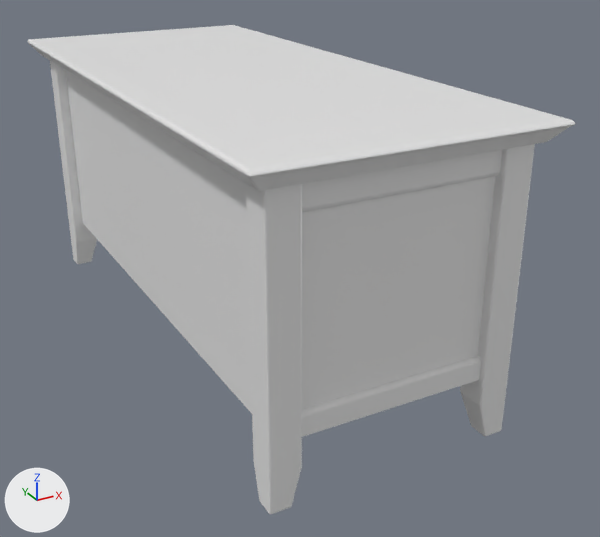
The FBX model UE5_job/Content/Models/BedChest.fbx: old version first, new version second.
The view is the same before and after, from a 50 mm camera at (-0.427, -1.88, 1.014) aimed at (0.537, -0.128, 0.138). Every picture has the same lights, and +X, +Y and +Z are marked at lower left. The picture after the commit comes second. Where no turn or scale is listed for an object, it has been applied to the vertices. Vertices at exactly the same position are counted once.
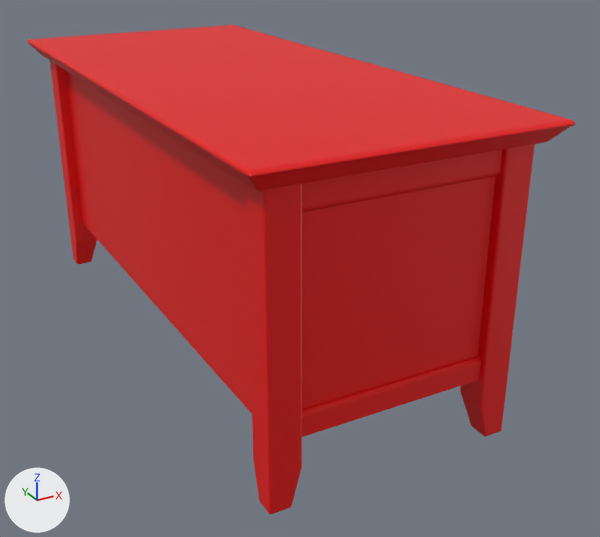
Where the newer file only moved an object's origin or applied its transform, the numbers keep the older frame.

What changed in the scene script:
```text
Add mat_m_bedwardrobe:
    mat_m_bedwardrobe = principled_material('M_Bedwardrobe')
    mat_m_bedwardrobe.base_color = (0.8, 0.0, 0.0)  # red #e70000
Change me_cube_009:
    where me_cube_009.from_pydata(...)  # 100 vertices, 96 faces; spans x 0.09..0.78, y -0.78..0.78, z 0.59..0.64
    used by ob_cube_001; location = (0.0, 0.0, 0.0)
    me_cube_009 part 1: 96 faces spanning x 0.09..0.78, y -0.78..0.78, z 0.59..0.64 switch from mat_zenuv_generic_material_001 (white #e7e7e7) to mat_m_bedwardrobe (red #e70000)
Change me_cube_010:
    where me_cube_010.from_pydata(...)  # 272 vertices, 264 faces; spans x 0.142..0.728, y -0.724..0.724, z -0.074..0.601
    used by ob_cube_002; location = (0.0, 0.0, 0.0)
    me_cube_010 part 2: 264 faces spanning x 0.142..0.728, y -0.724..0.724, z -0.074..0.601 switch from mat_zenuv_generic_material_006 (white #e7e7e7) to mat_m_bedwardrobe (red #e70000)
Change me_cube_001:
    where me_cube_001.from_pydata(...)  # 8 vertices, 6 faces; spans x -0.265..0.265, y -0.7..0.7, z -0.262..0.262
    remove me_cube_001.materials.append(mat_zenuv_generic_material_003)  # white #e7e7e7
    add me_cube_001.materials.append(mat_m_bedwardrobe)  # red #e70000
Change me_cube_015:
    where me_cube_015.from_pydata(...)  # 56 vertices, 50 faces; spans x 0.073..0.55, y 0.005..1.429, z -0.004..0.061
    used by ob_cube_007; location = (0.134, -0.717, 0.532)
    me_cube_015 part 3: 50 faces spanning x 0.073..0.55, y 0.005..1.429, z -0.004..0.061 switch from mat_zenuv_generic_material_008 (white #e7e7e7) to mat_m_bedwardrobe (red #e70000)
Change me_cube_014:
    where me_cube_014.from_pydata(...)  # 56 vertices, 50 faces; spans x 0.073..0.55, y 0.005..1.429, z -0.01..0.043
    used by ob_cube_006; location = (0.134, -0.717, 0.086)
    me_cube_014 part 4: 50 faces spanning x 0.073..0.55, y 0.005..1.429, z -0.01..0.043 switch from mat_zenuv_generic_material_007 (white #e7e7e7) to mat_m_bedwardrobe (red #e70000)
```

Changed parts and their boxes [x1, y1, x2, y2] in the pictures (600 x 537 px):
'Cube', recoloured (white to red)
    both: [66, 71, 495, 413]
part 1 of me_cube_009, recoloured (white to red)
    both: [27, 25, 576, 191]
part 2 of me_cube_010, recoloured
    both: [50, 61, 535, 514]
part 3 of me_cube_015, recoloured (white to red)
    both: [302, 150, 502, 212]
part 4 of me_cube_014, recoloured (white to red)
    both: [302, 356, 481, 437]
